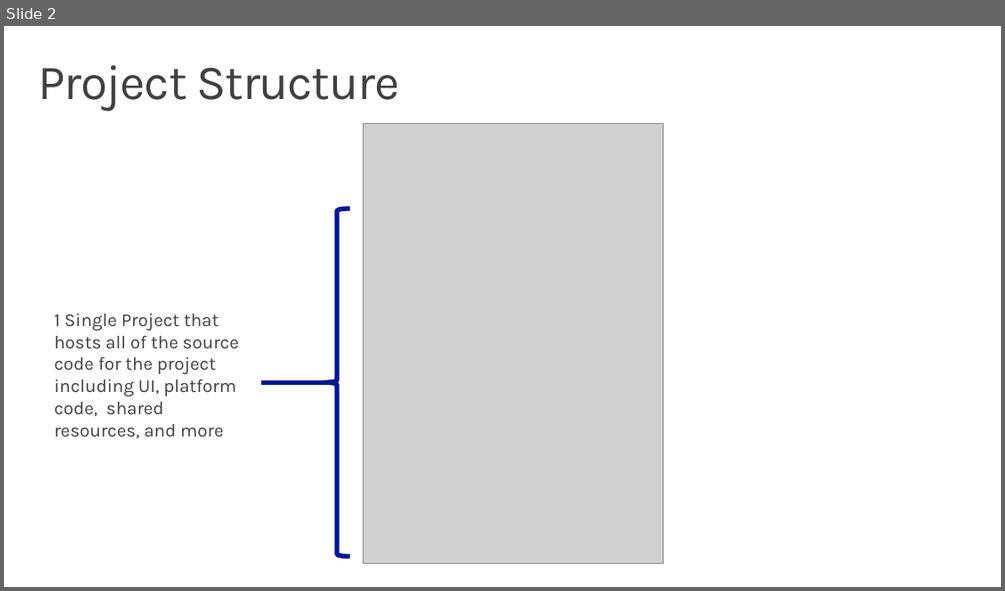
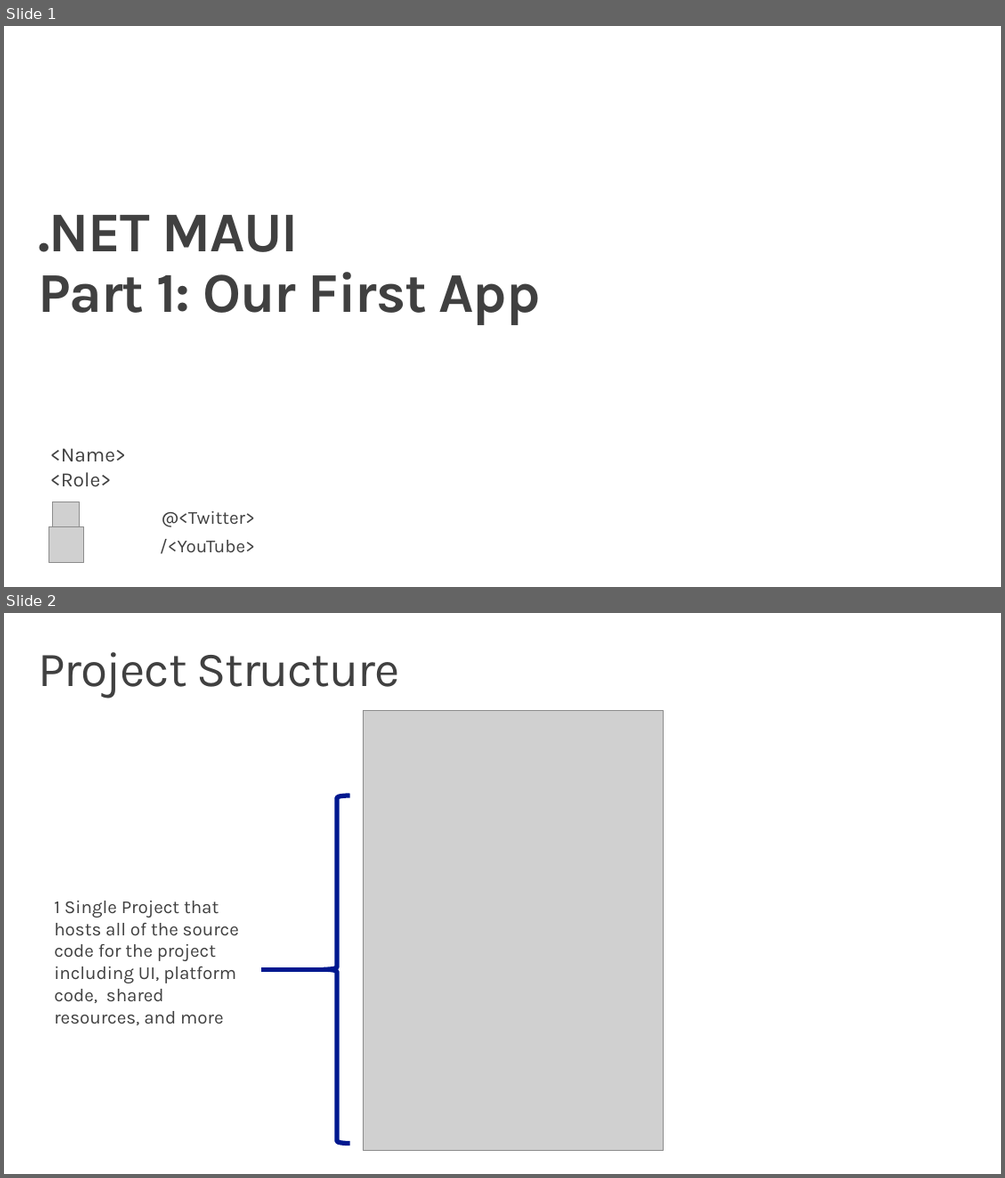
Before and after one commit to dotnet-presentations/dotnet-maui-workshop, a slide deck: Slides/Workshop1 - Our First App.pptx. Shown one above the other, each under a label of ours: slide 2 before the commit, slides 1 and 2 after it. The pictures are 1005x591 and 1005x1178 pixels, drawn with LibreOffice and Linux fonts; fonts in the diff are those of the drawing; grey boxes stand for pictures; background and template pictures are left out. Boxes give left, top, right and bottom in pixels: in the first picture for what was removed or moved away, otherwise in the second. Text is boxed around its words. In the diff, an @@ line names an element or a change of style, - is before the commit and + after.

Commit message:
updating part 1 slides

```diff
--- a/Slides/Workshop1 - Our First App.pptx
+++ b/Slides/Workshop1 - Our First App.pptx
@@ slide 1 added at (x1=4, y1=26, x2=1001, y2=587), background #FFFFFF @@
@@ title added at (x1=38, y1=215, x2=541, y2=325), 54 pt, text #404040, bold @@
+.NET MAUI
+Part 1: Our First App
@@ text added at (x1=50, y1=448, x2=126, y2=487), 19.6 pt, text #404040 @@
+<Name>
+<Role>
@@ picture added at (x1=53, y1=501, x2=80, y2=529) @@
@@ picture added at (x1=48, y1=527, x2=84, y2=562) @@
@@ text added at (x1=160, y1=511, x2=255, y2=554), 17.6 pt, text #404040 @@
+@<Twitter>
+/<YouTube>
```
Also in this commit, not shown: 3 slides changed, 1 other slide added, 1 slide removed, 47 other files.
